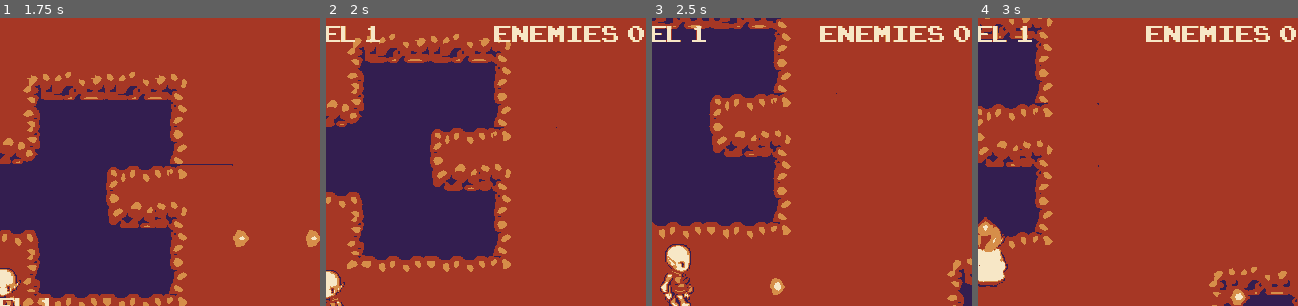
Above: before the commit, frames 1-4 (left to right).
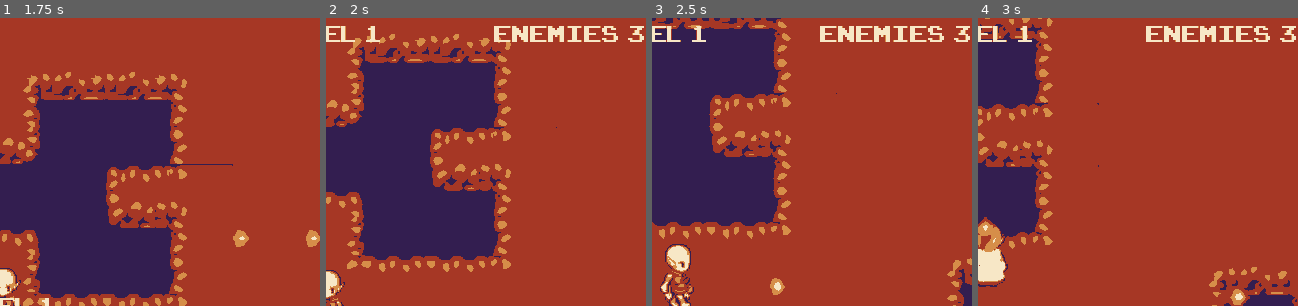
Above: after the commit, the same moments.

Repository: Mithul/GBJAM7
Game: Godot game, scene res://Main.tscn
Same seed, same stepped clock (60 frames per second), same inputs: the game is played once before the commit and once after it.
Inputs:
- Up to frame 1 (1.75 s): tap Enter at 0.5 s; hold Right (ui_right) 0.53-1.28 s; tap Space (ui_select) at 0.6, 0.77, 1.07, 1.35, 1.52 s; hold Down (ui_down) from 1.28 s (still down)
- Up to frame 2 (2 s): keep holding Down (ui_down); tap Space (ui_select) at 1.82 s
- Up to frame 3 (2.5 s): release Down (ui_down) at 2.03 s; hold Right (ui_right) from 2.03 s (still down); tap Space (ui_select) at 2.1 s
- Up to frame 4 (3 s): release Right (ui_right) at 2.78 s; hold Up (ui_up) from 2.78 s (still down); tap Space (ui_select) at 2.85 s
The pictures show only the part of the screen within x 50-100%, y 0-50%; the shares and areas given below are measured in that part.

Frame 1 is identical in both runs. In frame 2, 0.2% of the frame differs, in the area x 94-100%, y 2-9%; in frame 3, 0.2%; in frame 4, 0.2%.
Error before the commit: Invalid set index 'score' (on base: 'KinematicBody2D (Enemy.gd)') with value of type 'int'. (res://Stage.gd:30)

Commit message:
Fix #24 bug

Diff:
--- a/Enemy.tscn
+++ b/Enemy.tscn
@@ -86,7 +86,6 @@
 position = Vector2( -0.414629, -7.97007 )
 frames = SubResource( 1 )
 animation = "Idle"
-frame = 1
 playing = true
 
 [node name="CollisionShape2D" type="CollisionShape2D" parent="."]
--- a/Stage.gd
+++ b/Stage.gd
@@ -27,11 +27,13 @@
 			if randf() < 0.01*level/2:
 				var new_enemy = enemy.instance()
 				new_enemy.max_health = level*100/4
-				new_enemy.score = level*20
+				new_enemy.points = level*20
 				new_enemy.connect("on_death", self, "_on_enemy_died")
 				new_enemy.global_position = cell_glob_pos + Vector2(8, 8)
 				add_child(new_enemy)
 				num_enemies += 1
+	if num_enemies == 0:
+		init()
 	emit_signal("remaining_enemies_update", num_enemies)
 
 func reset():
